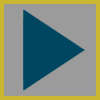
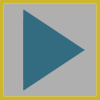
The second 100x100 image is a revision of the first. Changes to its layers:
showed "Layer 9", painted on it over bbox(3, 3, 97, 97)
painted on "Layer 3" over bbox(3, 3, 97, 97)
painted on "Layer 35" over bbox(3, 3, 92, 97)
painted on "Layer 34" (1st of 2) over bbox(3, 3, 97, 97)
